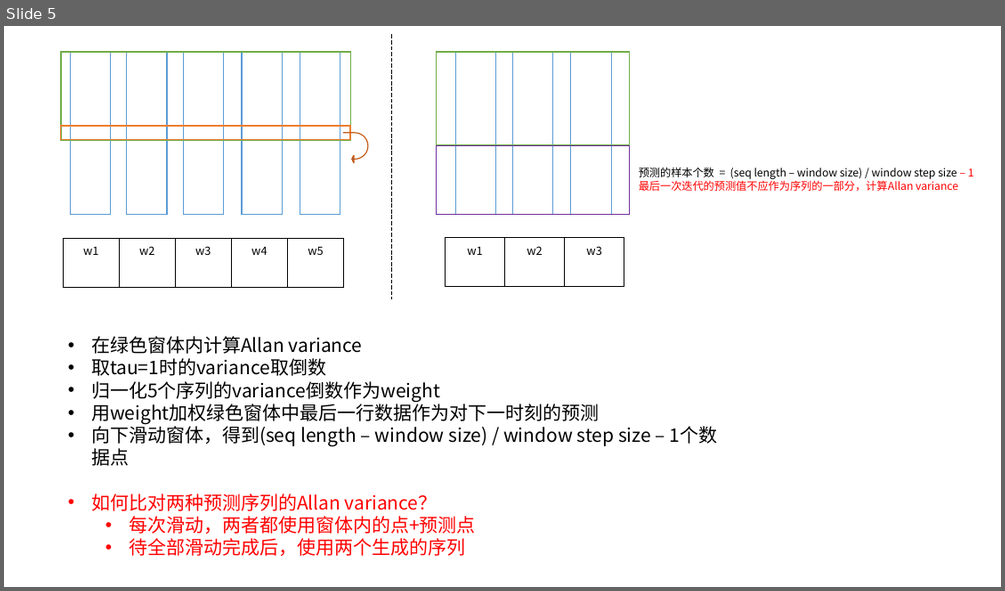
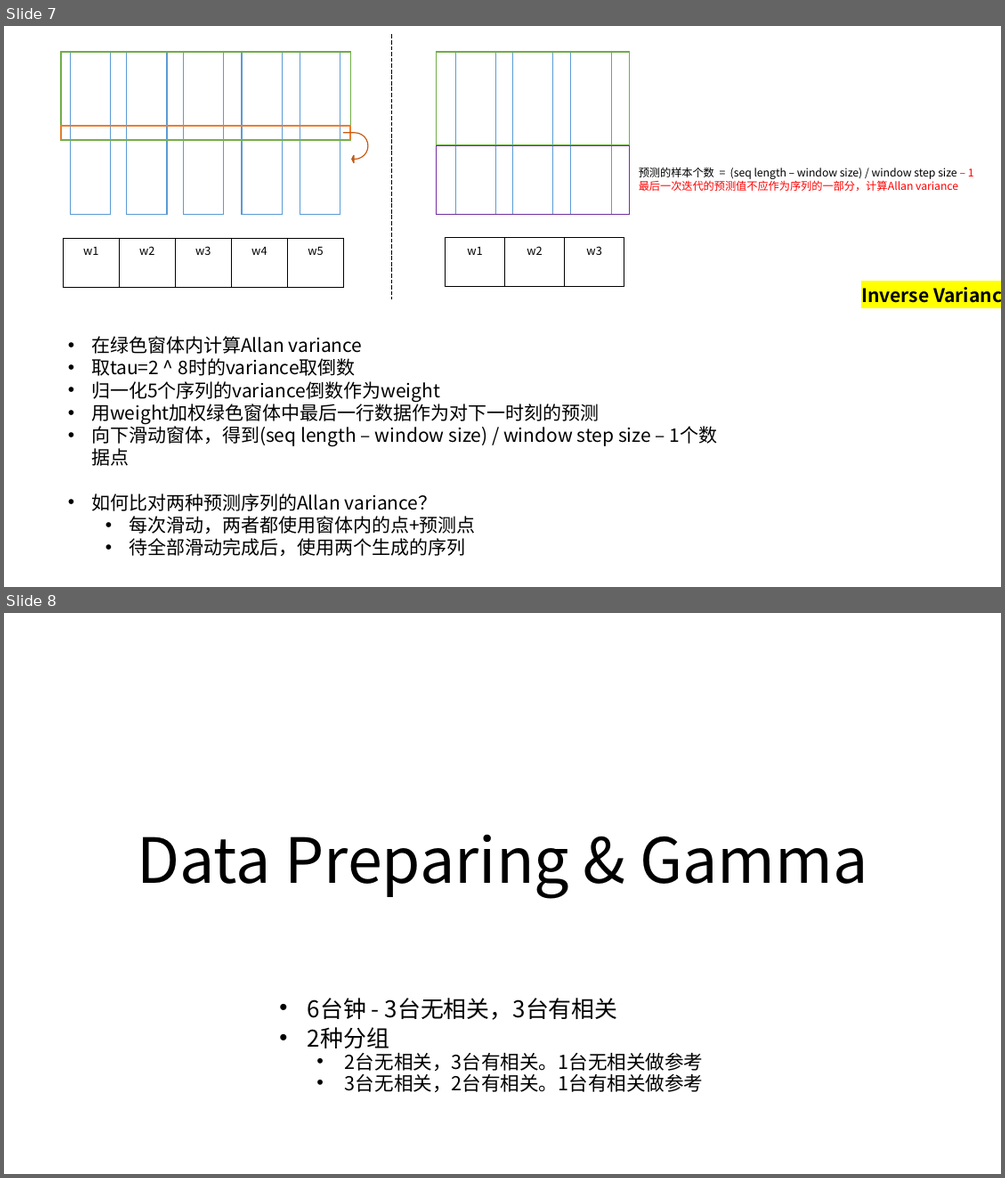
Before and after one commit to mochiliu3000/beamformer, a slide deck: flow-chart.pptx. Shown one above the other, each under a label of ours: slide 5 before the commit, slides 7 and 8 after it. The pictures are 1005x591 and 1005x1178 pixels, drawn with LibreOffice and Linux fonts; fonts in the diff are those of the drawing. Boxes give left, top, right and bottom in pixels: in the first picture for what was removed or moved away, otherwise in the second. Text is boxed around its words. In the diff, an @@ line names an element or a change of style, - is before the commit and + after.

```diff
--- a/flow-chart.pptx
+++ b/flow-chart.pptx
@@ slide 8 added at [4,613,1001,1174], background #FFFFFF @@
@@ title added at [137,834,868,898], 60 pt, text #000000 @@
+Data Preparing & Gamma
@@ subtitle added at [307,997,704,1092], 18.5 pt, text #000000 @@
+• 6台钟 - 3台无相关，3台有相关
+• 2种分组
+  • 2台无相关，3台有相关。1台无相关做参考
+  • 3台无相关，2台有相关。1台有相关做参考
@@ what was slide 5 is now slide 7 @@
@@ slide 7 changed as well @@
@@ text added at [861,288,929,303], 18 pt, text #000000, bold @@
+Inverse Variance
@@ text at [91,358,355,376]: text changed @@
-• 取tau=1时的variance取倒数
+• 取tau=2 ^ 8时的variance取倒数
@@ text at [91,493,476,556]: text colour #FF0000 to #000000 in "如何比对两种预测序列的Allan variance？", "每次滑动，两者都使用窗体内的点+预测点", "待全部滑动完成后，使用两个生成的序列" @@
```
Also in this commit, not shown: 6 other slides changed, 10 other slides added, 2 other files.
